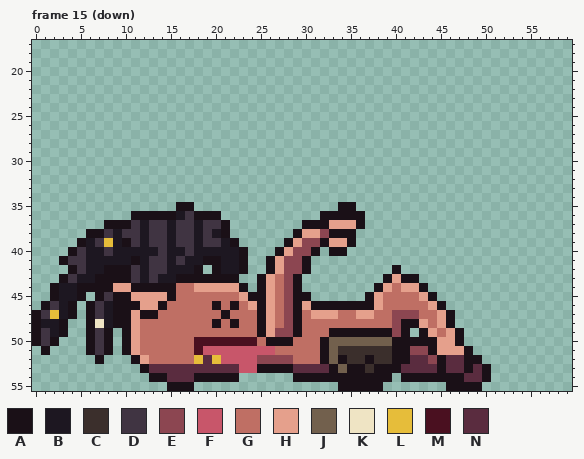
Pixel-art file, stored at assets/source/characters/troglodyte/trog_01.ase. Above is the file before it was changed.
80x56 pixels, 16 frames. Shown: frame 15 (down): x 0..59, y 17..55. The commit also changed other frames, which this record leaves out.
Palette (. is transparent): A #1a1017  B #1d1721  C #3b2f2c  D #403442  E #8c4651  F #c8566a  G #bf6f64  H #e5a08c  J #72604d  K #efe4c4  L #e6bd3a  M #4a1020  N #5a2c3f
Pixels before, frame 15 (down), first column x 0:
35 ................AA................AA...............
36 ...........AAAAABDAAA...........AAAAA..............
37 ........AAADBDDBDDBDDA........AAAHHHA..............
38 ......AADBDDBDDBDDBDBA.......AHHEAAA...............
39 .....ABDLBADBDDBDDBDDBA.....AHEEAHHA...............
40 ....ADBBDBBBBBDBBDBBBBBA...AHEEA.AA................
41 ...ADDBBBBBABDDBDBBAABBA..AHEEA....................
42 ....ADBBAAADBDDBBBA.ABBA..AHEEA.........A..........
43 ...ADBBAAAADBDBBAAAAAAA..AHGEA.........AHAA........
44 ..ABBAAAAHHAAAAAGGHHHHHA.AHGEA........AHGHHA.......
45 ..ABBA.ADAAHHHHAGGGGGGGHAAHGEAA......AHGGGGHA......
46 .ADBA.ADBAAAHHAGGGGGAGAGHAHGEAHAAAAAAAHGGGGGHA.....
47 ADLBA.ADBAAHAAGGGGGGGAGGGAHGEAGHHHGGHHGGEEEGGHA....
48 ABBA..AKBAAHGGGGGGGGAGAGGAHGEAGGGGGGGGGGEAAHGHA....
49 ADBA..ADA.AHGGGGGGGGGGGGGAHEEAGGGAAAAAAAEA.AHGHA...
50 ADA...ADA.AHGGGGGGMMMMMMMGAAAGGGAJJJJJJJAAAAAHHA...
51 .A....ADA.AHGGGGGGMFFFFFFFFGGGGGAJCCCCCCAAEEAHHHA..
52 .......A...AHGGGGGLNLFFFFEEEEGGGAJACCACCAANNEANNAA.
53 ............ANNNNNNNNNNFFAAAANNNNAJAACAAANNNNANNANA
54 .............AANNNAAAAA......AAAAAAAAAAA.AAAAAAANNA
55 ...............AAA................AAAAA.......AAAA.
The same view after the edit:
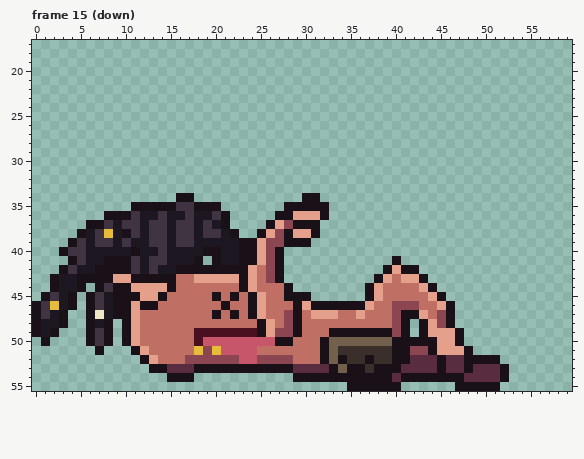
Diff:
Changed rows in their new state; - is an unchanged pixel.
Frame 15 (down):
first column x 0:
34 ----------------AA------------AA---------------------
35 -----------AAAAADDAAA-------AAAAA-..-----------------
36 --------AAADBBDB--BBDA-----AAHHH-....----------------
37 ------AADBD---------B-----AHEA--.....----------------
38 -----ABDL-A---------DBA--AHEAH-A....-----------------
39 ----AD--D-DB-------BB-BAAHEE-AA.....-----------------
40 ---AD---B--A-----B-AA---AHE-....-..------------------
41 ---.A---AAAD----B-A.----AHEA...---------A------------
42 ---ADB-A------B-AA-A-AA-HGEA...--------AHAA----------
43 --ABBAA--HHAAAAAGGHHHHHAHGEA..--------AHGHHA---------
44 ------.-DAAHHHH---GGGGG-HGG-A.-------AHG-GGHA--------
45 -AD-A.ADB--A--AG----A-AG-HG-A--------------GHA-------
46 ADL--------HAAG-----GAG-AHG-G--------HG-EEE-GHA------
47 --BA.--K----GG------AGA-AHG----------G---AAH-E-------
48 -------BA.----------G-G-------------------.AHE-------
49 -BA.--------------MMMMMMM--------------------H-------
50 .A.----------------FFFFFFFF--------------------------
51 -.----.A.-.AH-----LEL----GG--------------------------
52 -------.---.AH---EEEEEE---------------------N-----AA-
53 ------------.AA---AAAAAAA-------------------------NNA
54 -------------..AAA.....-----------------N---------NNA
55 ---------------...----------------.----AA-----.---AA-
Boxes around the changes in both pictures, in picture pixels (x1, y1, x2, y2):
changed: (32, 193, 509, 391)
